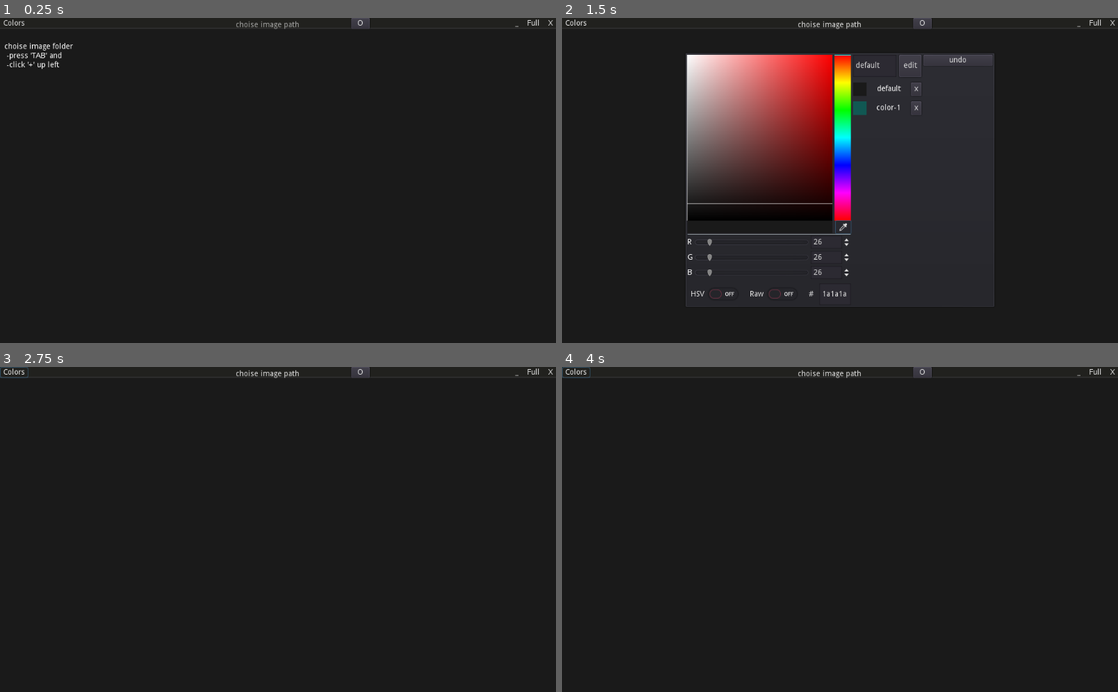
Above: before the commit, frames 1-4 (two rows, left to right).
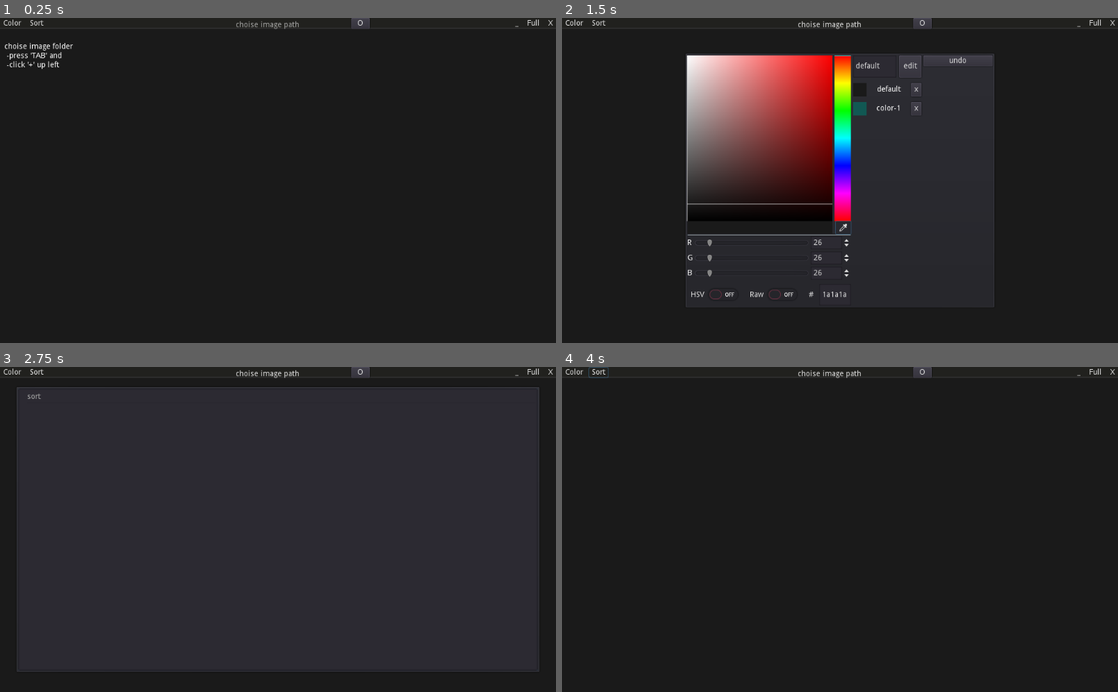
Above: after the commit, the same moments.

Repository: hpn33/manga-reader-by-godot-
Game: Godot game, scene res://scene/Main.tscn
Two runs of this game, one before a commit and one after it. Both use one fixed random seed, a clock stepped at 60 frames per second and the inputs below.
Inputs (mouse positions are in pixels of both pictures, inside the frame that each line leads up to):
- Up to frame 1 (0.25 s): no input
- Up to frame 2 (1.5 s): click (578, 24) at 0.5 s, where only the run before the commit has a clickable "Colors"; click (573, 24) at 1.25 s, where only the run after the commit has a clickable "Color"
- Up to frame 3 (2.75 s): click (38, 373) at 2 s, where only the run after the commit has a clickable "Sort"
- Up to frame 4 (4 s): click "choise image path" at 2.75 s; click "O" at 3.5 s

The runs differ from the first frame. In frame 1, less than 0.1% of the frame differs, in the area x 3-8%, y 0-3%; in frame 2, 0.8%, in the area x 3-78%, y 0-87%; in frame 3, 0.7%; in frame 4, less than 0.1%.
Error in both runs: Trying to assign value of type 'MenuButton' to a variable of type 'Label'. (res://scene/ui/TitleBar/TitleBar.gd:3)

Commit message:
improve ui lol

Diff:
--- a/autoload/manager.gd
+++ b/autoload/manager.gd
@@ -22,7 +22,7 @@
 	setting.active()
 
 	# check change's
-#	check_change()
+	check_change()
 
 #	set_sort()
 
@@ -36,6 +36,7 @@
 	var image_list = ioutil.list_by_type('png|jpg')
 
 	share.set_value('image_list', image_list)
+	share.set_value('local_files', setting.get_data('names'))
 
 
 func first_set():
@@ -55,7 +56,7 @@
 	if set_names.size() == 0:
 		# set all image names
 		for n in loc_names:
-			set_names.append(n.title)
+			set_names.append(n)
 
 		save('names', set_names)
 
@@ -102,6 +103,9 @@
 #	return array
 
 
+func get_list():
+	return setting.get_data('names')
+
 func save(key, value):
 	setting.set_data(key, value)
 	setting.save()
--- a/scene/Main.tscn
+++ b/scene/Main.tscn
@@ -1,7 +1,8 @@
-[gd_scene load_steps=14 format=2]
+[gd_scene load_steps=15 format=2]
 
 [ext_resource path="res://scene/RegularView.gd" type="Script" id=1]
 [ext_resource path="res://object/ImageView/ImageView.tscn" type="PackedScene" id=2]
+[ext_resource path="res://scene/Tree.gd" type="Script" id=3]
 [ext_resource path="res://scene/Camera2D.gd" type="Script" id=4]
 [ext_resource path="res://scene/ui/FileDialog.gd" type="Script" id=5]
 [ext_resource path="res://scene/ui/info.gd" type="Script" id=6]
@@ -93,10 +94,17 @@
 margin_bottom = 20.0
 size_flags_horizontal = 3
 
-[node name="Options" type="Button" parent="UI/TitleBar/ColorRect/HBoxContainer/left"]
-margin_right = 52.0
-margin_bottom = 20.0
-text = "Colors"
+[node name="Color" type="Button" parent="UI/TitleBar/ColorRect/HBoxContainer/left"]
+margin_right = 45.0
+margin_bottom = 20.0
+text = "Color"
+flat = true
+
+[node name="Sort" type="Button" parent="UI/TitleBar/ColorRect/HBoxContainer/left"]
+margin_left = 49.0
+margin_right = 86.0
+margin_bottom = 20.0
+text = "Sort"
 flat = true
 
 [node name="center" type="HBoxContainer" parent="UI/TitleBar/ColorRect/HBoxContainer"]
@@ -182,10 +190,10 @@
 
 [node name="FileDialog" type="FileDialog" parent="UI/PopMenu"]
 visible = true
-margin_left = 1132.64
-margin_top = 51.3941
-margin_right = 1556.64
-margin_bottom = 475.394
+margin_left = 634.434
+margin_top = 671.501
+margin_right = 1058.43
+margin_bottom = 1095.5
 size_flags_horizontal = 3
 window_title = "Open a Directory"
 mode = 2
@@ -198,10 +206,29 @@
 }
 
 [node name="ColorPicker" parent="UI/PopMenu" instance=ExtResource( 13 )]
-margin_left = -629.383
-margin_top = 25.1753
-margin_right = -59.3833
-margin_bottom = 495.176
+margin_left = 14.5742
+margin_top = 639.982
+margin_right = 584.574
+margin_bottom = 1109.98
+
+[node name="SortPanel" type="PopupPanel" parent="UI/PopMenu"]
+visible = true
+anchor_right = 1.0
+anchor_bottom = 1.0
+margin_left = 1144.31
+margin_top = 641.606
+margin_right = 1084.31
+margin_bottom = 569.606
+
+[node name="Tree" type="Tree" parent="UI/PopMenu/SortPanel"]
+anchor_right = 1.0
+anchor_bottom = 1.0
+drop_mode_flags = 2
+select_mode = 2
+script = ExtResource( 3 )
+__meta__ = {
+"_edit_use_anchors_": false
+}
 
 [node name="RegularView" type="Node2D" parent="."]
 script = ExtResource( 1 )
@@ -214,7 +241,8 @@
 current = true
 script = ExtResource( 4 )
 [connection signal="gui_input" from="UI/TitleBar" to="UI/TitleBar" method="_on_TitleBar_gui_input"]
-[connection signal="pressed" from="UI/TitleBar/ColorRect/HBoxContainer/left/Options" to="UI/TitleBar" method="_on_Options_pressed"]
+[connection signal="pressed" from="UI/TitleBar/ColorRect/HBoxContainer/left/Color" to="UI" method="open_options"]
+[connection signal="pressed" from="UI/TitleBar/ColorRect/HBoxContainer/left/Sort" to="UI" method="open_sort"]
 [connection signal="pressed" from="UI/TitleBar/ColorRect/HBoxContainer/center/OpenFolder" to="UI/TitleBar/ColorRect/HBoxContainer/center/OpenFolder" method="_on_OpenFolder_pressed"]
 [connection signal="pressed" from="UI/TitleBar/ColorRect/HBoxContainer/right/minimize" to="UI/TitleBar" method="_on_minimaiz_pressed"]
 [connection signal="pressed" from="UI/TitleBar/ColorRect/HBoxContainer/right/maximize" to="UI/TitleBar" method="_on_maximize_pressed"]
--- /dev/null
+++ b/scene/Tree.gd
@@ -0,0 +1,19 @@
+extends Tree
+
+
+
+
+func _ready():
+	share.add_hook('local_files', self, 'refresh')
+
+	refresh()
+
+func refresh(local_files = []):
+	clear()
+
+	var root = create_item()
+	root.set_text(0, 'sort')
+
+	for names in local_files:
+		var child = create_item(root)
+		child.set_text(0, names)
--- a/scene/ui/TitleBar/TitleBar.gd
+++ b/scene/ui/TitleBar/TitleBar.gd
@@ -31,10 +31,6 @@
 	get_tree().quit()
 
 
-func _on_Options_pressed() -> void:
-	owner.ui.open_options()
-
-
 func _on_maximize_pressed() -> void:
 	OS.window_maximized = !OS.window_maximized
 
--- a/scene/ui/UI.gd
+++ b/scene/ui/UI.gd
@@ -1,6 +1,7 @@
 extends CanvasLayer
 
 onready var color_picker = $PopMenu/ColorPicker
+onready var sort_panel = $PopMenu/SortPanel
 onready var file_dialog = $PopMenu/FileDialog
 
 onready var title_bar = $TitleBar
@@ -12,5 +13,9 @@
 	color_picker.popup_centered()
 
 
+func open_sort():
+	sort_panel.popup_centered()
+
+
 func open_file_dialog():
 	file_dialog.popup_centered()
Not shown, changed: .gitignore
